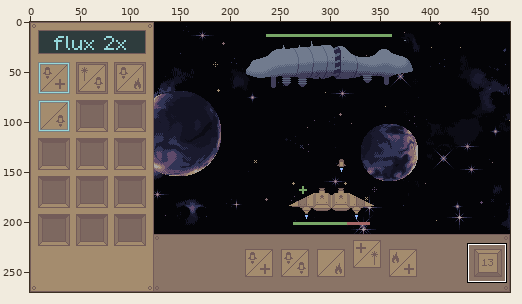
Two versions of one pixel-art file, assets/mockup/screen.aseprite. Above, an overview of the earlier version with the close-up marked.
Close-up. Earlier state:
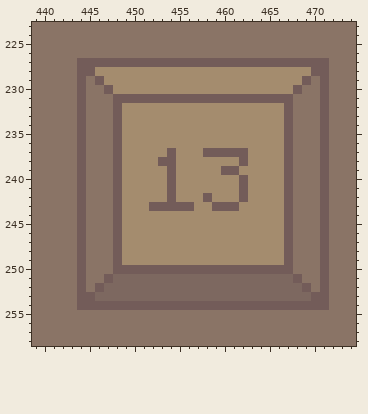
480x270 pixels, 1 frame. Shown: x 439..474, y 223..258.
After:
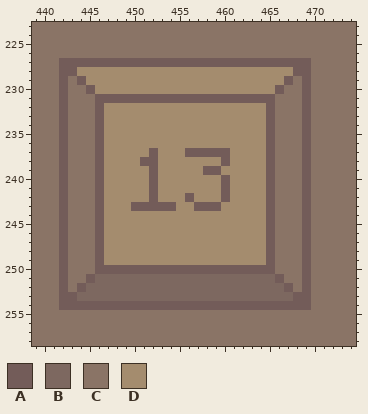
Palette (. is transparent): A #735c59  B #7d6860  C #8a7466  D #a48c6e
Diff:
Changed rows in their new state; - is an unchanged pixel.
Layer "HUD content":
first column x 442:
227 AA--------------------------CC
228 AADD----------------------AACC
229 A--DD--------------------AC--C
230 A-CADD------------------ACCA-C
231 A-C-AA------------------CC-A-C
232 A-C-ADD----------------ACC-A-C
233 A-C-ADD----------------ACC-A-C
234 A-C-ADD----------------ACC-A-C
235 A-C-ADD----------------ACC-A-C
236 A-C-ADD----------------ACC-A-C
237 A-C-ADD---A-D-AA---DD--ACC-A-C
238 A-C-ADD--AADD-----A-D--ACC-A-C
239 A-C-ADD---A-D---AADD---ACC-A-C
240 A-C-ADD---A-D-----A-D--ACC-A-C
241 A-C-ADD---A-D-----A-D--ACC-A-C
242 A-C-ADD---A-D-A-D-A-D--ACC-A-C
243 A-C-ADD-AA---DDAA-DD---ACC-A-C
244 A-C-ADD----------------ACC-A-C
245 A-C-ADD----------------ACC-A-C
246 A-C-ADD----------------ACC-A-C
247 A-C-ADD----------------ACC-A-C
248 A-C-ADD----------------ACC-A-C
249 A-C-ADD----------------ACC-A-C
250 A-C-AA------------------CC-A-C
251 A-CABB------------------ACCA-C
252 A--BB--------------------AC--C
253 AABB----------------------AACC
254 AA--------------------------CC
